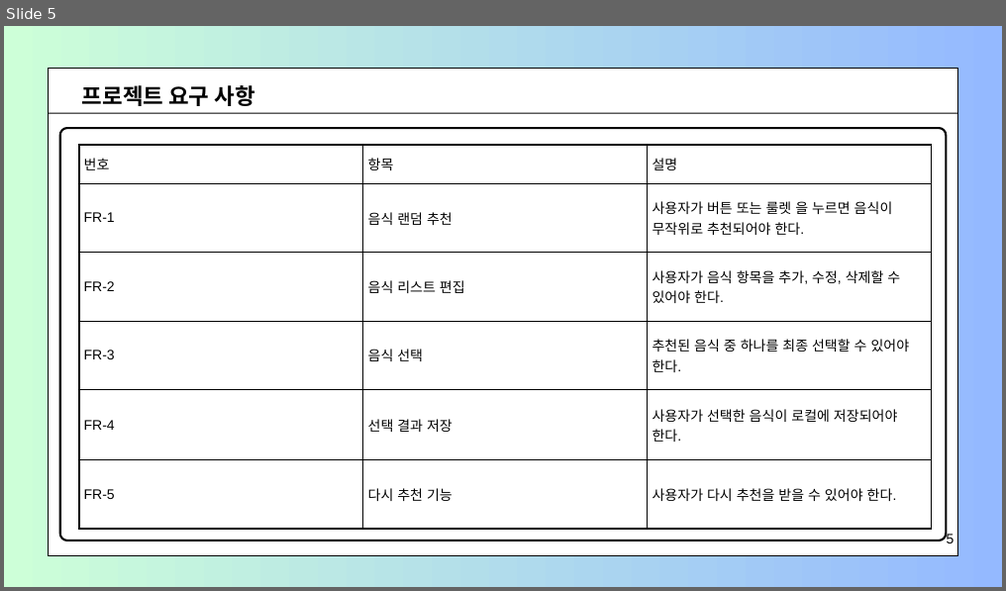
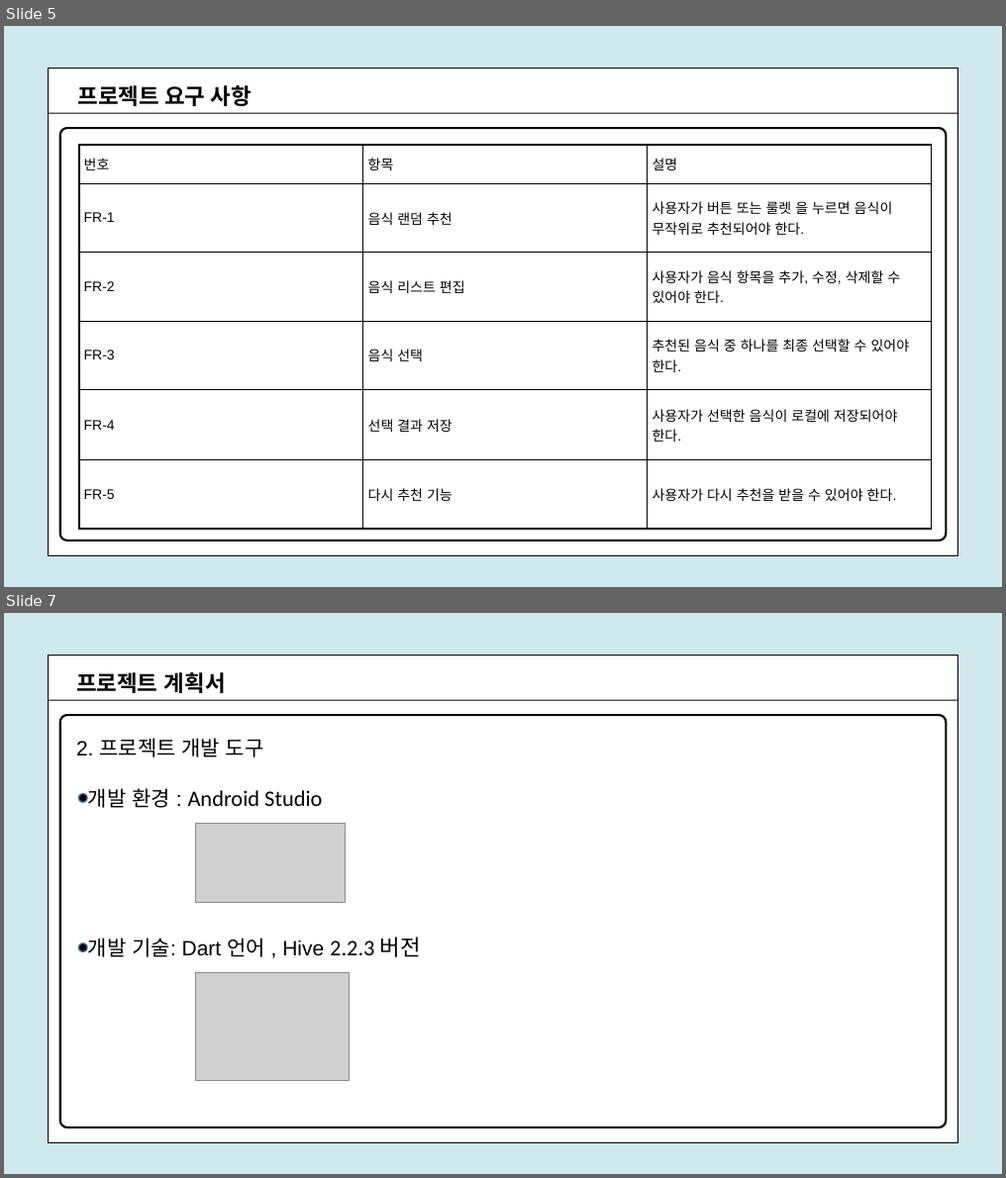
Before and after one commit to JANGCHUALHWA/FlutterProject, a slide deck: 장철화 앱 프로젝트.pptx. Shown one above the other, each under a label of ours: slide 5 before the commit, slides 5 and 7 after it; the slides between them are not shown. The pictures are 1006x591 and 1006x1178 pixels, drawn with LibreOffice and Linux fonts; fonts in the diff are those of the drawing; grey boxes stand for pictures. Boxes give left, top, right and bottom in pixels: in the first picture for what was removed or moved away, otherwise in the second. Text is boxed around its words. In the diff, an @@ line names an element or a change of style, - is before the commit and + after.

```diff
--- a/장철화 앱 프로젝트.pptx
+++ b/장철화 앱 프로젝트.pptx
@@ slide 7 added at (x1=4, y1=613, x2=1002, y2=1174), background #B7DEE8 at 66% opacity @@
@@ freeform shape added at (x1=49, y1=655, x2=958, y2=1143), fill #FFFFFF, outline #000000 1.5 pt @@
@@ line added from (49, 700) to (957, 700), #000000 1.5 pt @@
@@ text added at (x1=76, y1=672, x2=226, y2=693), 32 pt, text #000000, bold @@
+프로젝트 계획서
@@ freeform shape added at (x1=59, y1=715, x2=945, y2=1128), fill #FFFFFF, outline #000000 3 pt @@
@@ text added at (x1=76, y1=738, x2=421, y2=958), 30 pt, text #000000 @@
+2. 프로젝트 개발 도구
+개발 환경 : Android Studio
+개발 기술: Dart 언어 , Hive 2.2.3 버전
@@ ellipse added at (x1=79, y1=793, x2=87, y2=802), fill #000000, outline #3A5F8C 2 pt @@
@@ picture added at (x1=195, y1=823, x2=345, y2=902) @@
@@ ellipse added at (x1=79, y1=944, x2=87, y2=952), fill #000000, outline #3A5F8C 2 pt @@
@@ picture added at (x1=195, y1=972, x2=349, y2=1081) @@
@@ slide 5 changed as well @@
@@ background gradient #CDFFD8 to #94B9FF to #B7DEE8 at 66% opacity @@
@@ text "프로젝트 요구 사항" moved from (x1=82, y1=85, x2=255, y2=106) to (x1=78, y1=85, x2=251, y2=106) @@
@@ text removed at (x1=946, y1=533, x2=954, y2=544) @@
-5
```
Also in this commit, not shown: 5 other slides changed, 3 other slides added.
